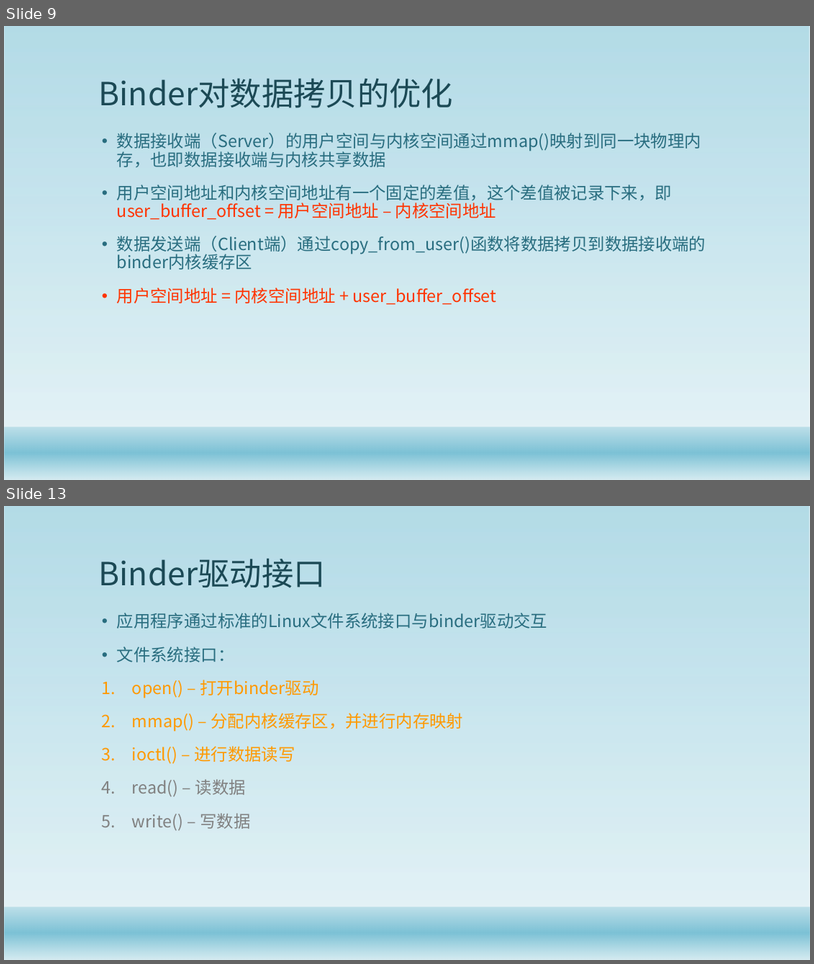
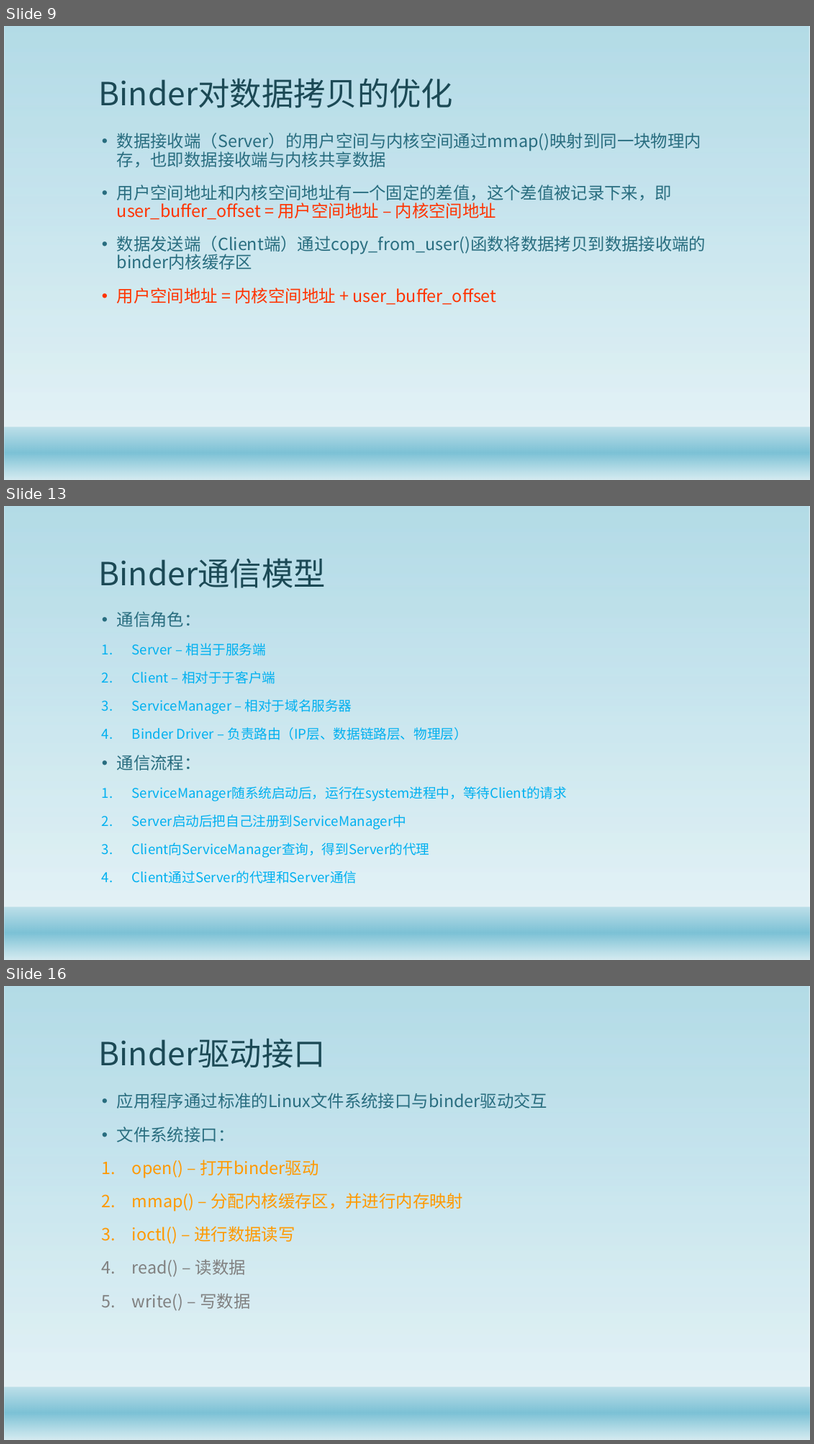
Before and after one commit to gaozhuo/binder-, a slide deck: 技术分享.pptx. Shown one above the other, each under a label of ours: slides 9 and 13 before the commit, slides 9, 13 and 16 after it; the slides between them are not shown. The pictures are 814x964 and 814x1444 pixels, drawn with LibreOffice and Linux fonts; fonts in the diff are those of the drawing; background and template pictures are left out. Boxes give left, top, right and bottom in pixels: in the first picture for what was removed or moved away, otherwise in the second. Text is boxed around its words. In the diff, an @@ line names an element or a change of style, - is before the commit and + after.

```diff
--- a/技术分享.pptx
+++ b/技术分享.pptx
@@ slide 13 added at <box>4,506,810,960</box>, background #FFFFFF; not listed: 2 template elements that a slide beside it also shows @@
@@ title added at <box>99,559,326,588</box>, 38 pt, text #1B4855 @@
+Binder通信模型
@@ text added at <box>117,611,567,883</box>, 16 pt, text #00B0F0 @@
+• 通信角色：
+1. Server – 相当于服务端
+2. Client – 相对于于客户端
+3. ServiceManager – 相对于域名服务器
+4. Binder Driver – 负责路由（IP层、数据链路层、物理层）
+• 通信流程：
+1. ServiceManager随系统启动后，运行在system进程中，等待Client的请求
+2. Server启动后把自己注册到ServiceManager中
+3. Client向ServiceManager查询，得到Server的代理
+4. Client通过Server的代理和Server通信
@@ what was slide 13 is now slide 16 @@
```
Also in this commit, not shown: 2 slides changed, 12 other slides added, 7 slides removed, 3 other files.
